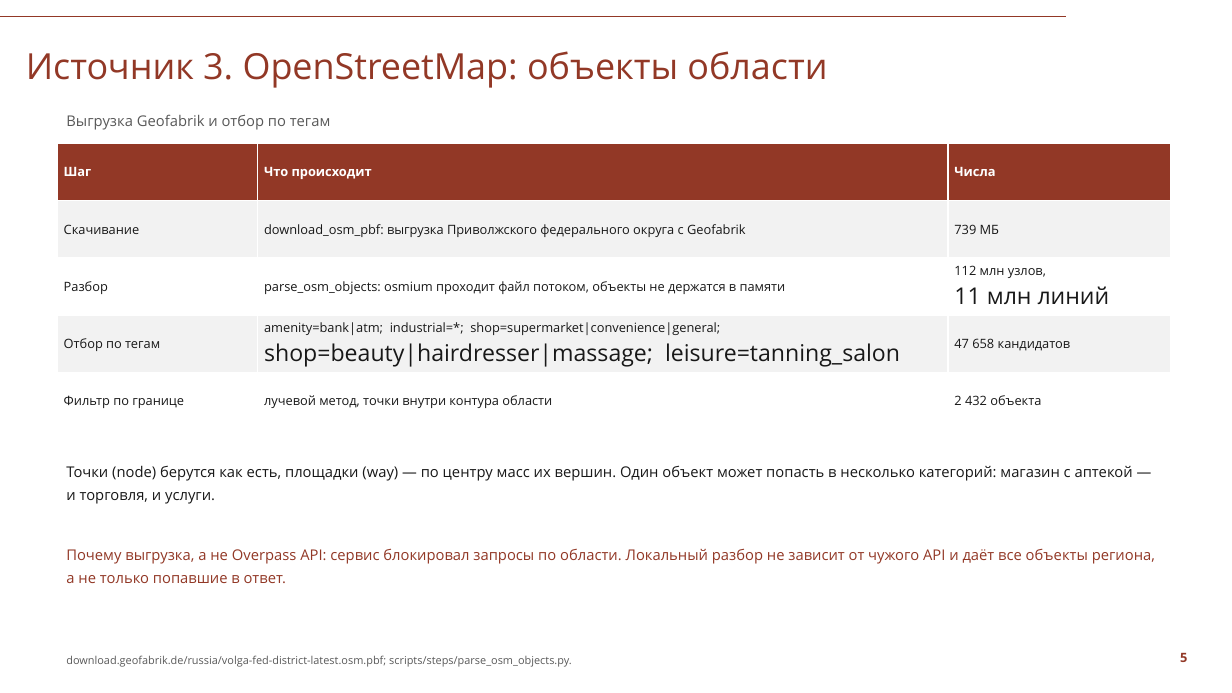
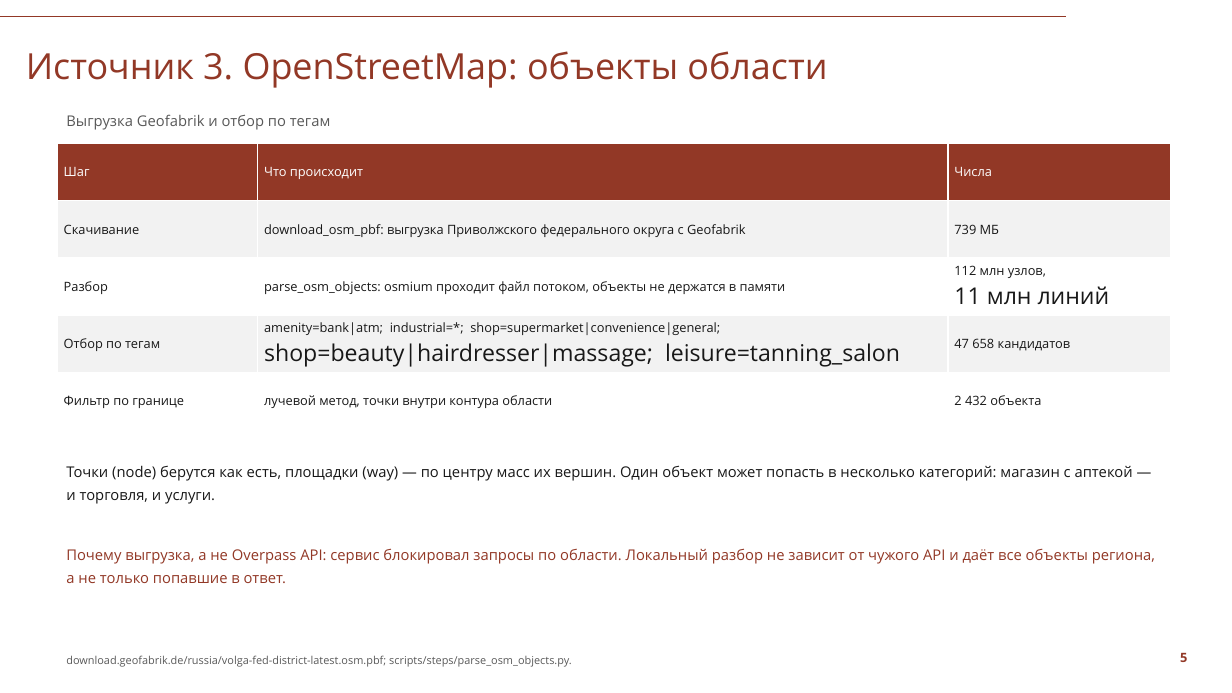
Before and after one commit to Seabas1/Analysis-of-regions, a slide deck: slide 5 of Саратовская_область_презентация_СПбГУ.pptx. Drawn at 1232x693 pixels with LibreOffice and Linux fonts; fonts in the diff are those of the drawing; background and template pictures are left out. Boxes give left, top, right and bottom in pixels: in the first picture for what was removed or moved away, otherwise in the second. Text is boxed around its words. In the diff, an @@ line names an element or a change of style, - is before the commit and + after.

```diff
--- a/Саратовская_область_презентация_СПбГУ.pptx
+++ b/Саратовская_область_презентация_СПбГУ.pptx
@@ table at <box>57,143,1171,430</box> @@
@@ bold off in "Шаг", "Что происходит", "Числа" @@
```
Also in this commit, not shown: 9 other slides changed, 2 other files.
